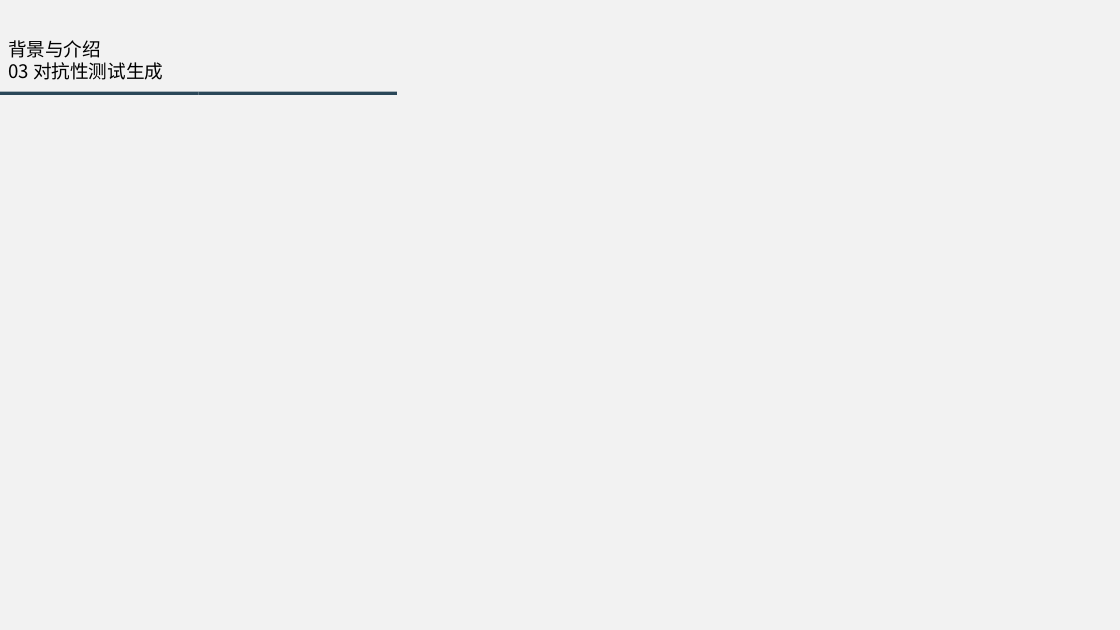
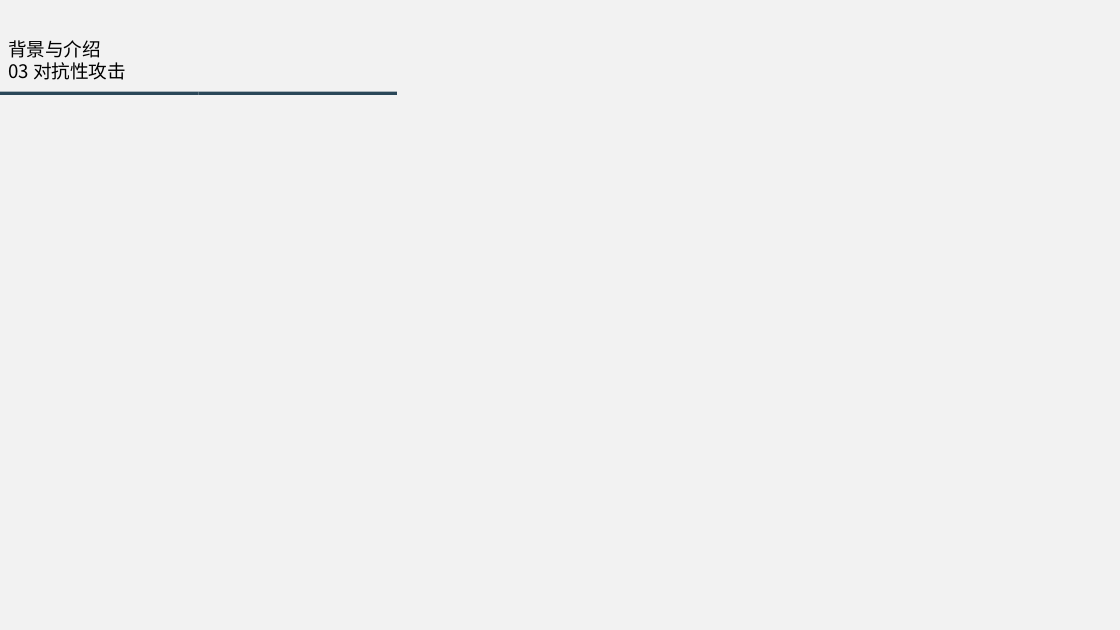
Before and after one commit to ChenZiHong-Gavin/Semantic-Equivalent-Adversarial-Data, a slide deck: slide 9 of doc/PPT/用于视觉问答的语义等效对抗性数据扩展.pptx. Drawn at 1120x630 pixels with LibreOffice and Linux fonts; fonts in the diff are those of the drawing. Boxes give left, top, right and bottom in pixels: in the first picture for what was removed or moved away, otherwise in the second. Text is boxed around its words. In the diff, an @@ line names an element or a change of style, - is before the commit and + after.

```diff
--- a/doc/PPT/用于视觉问答的语义等效对抗性数据扩展.pptx
+++ b/doc/PPT/用于视觉问答的语义等效对抗性数据扩展.pptx
@@ text at box(8, 62, 126, 80): text changed @@
-03 对抗性测试生成
+03 对抗性攻击
```
Also in this commit, not shown: 2 other files.
